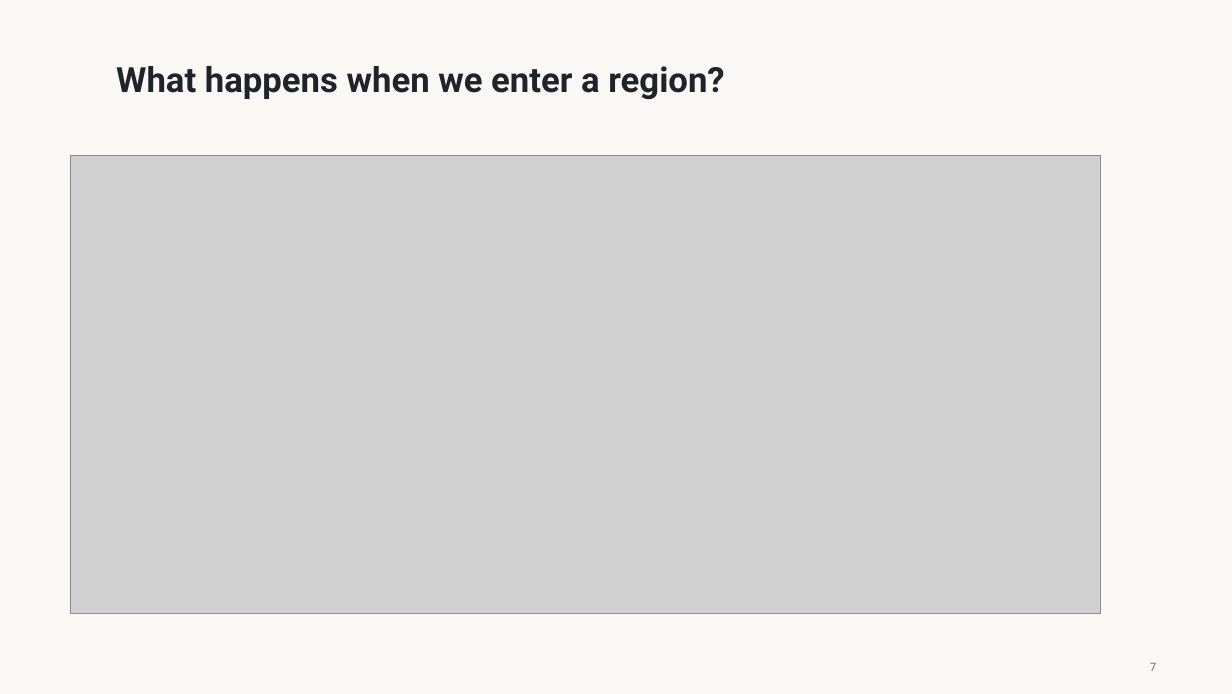
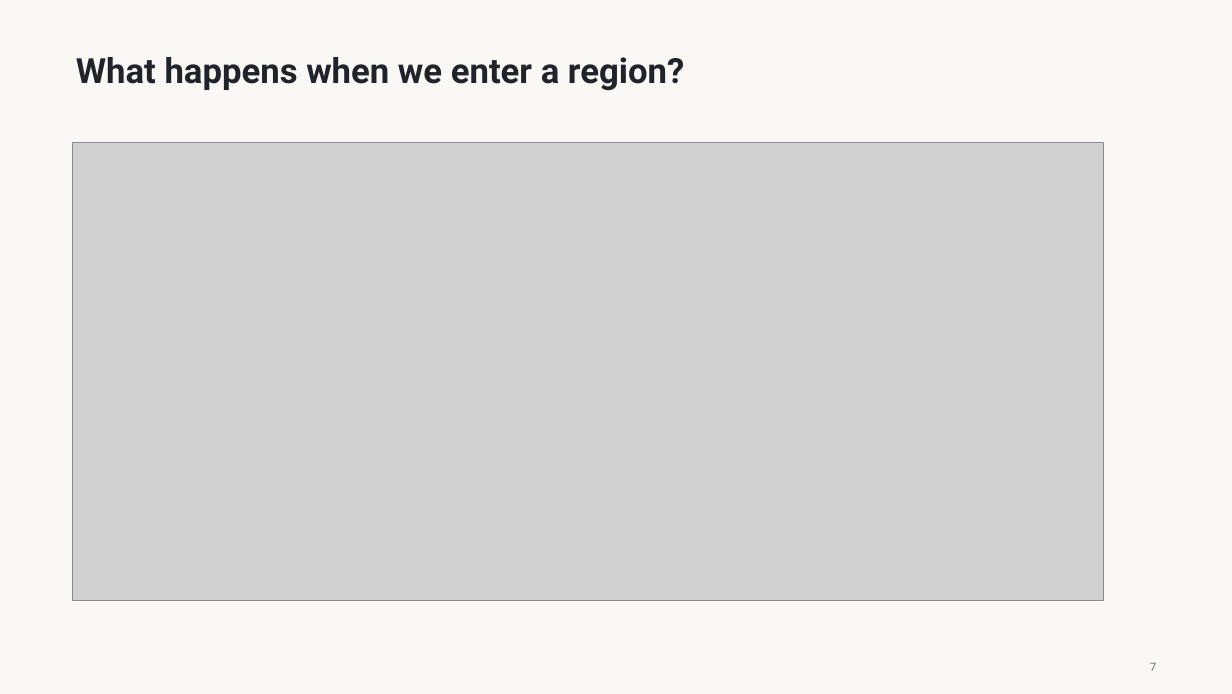
Before and after one commit to shreyash-dhumal/shreyash-dhumal.github.io, a slide deck: slide 7 of Seminar/shreyash.pptx. Drawn at 1232x694 pixels with LibreOffice and Linux fonts; fonts in the diff are those of the drawing; grey boxes stand for pictures. Boxes give left, top, right and bottom in pixels: in the first picture for what was removed or moved away, otherwise in the second. Text is boxed around its words. In the diff, an @@ line names an element or a change of style, - is before the commit and + after.

```diff
--- a/Seminar/shreyash.pptx
+++ b/Seminar/shreyash.pptx
@@ text "What happens when we enter ...": place and size @@
-text "What happens when we enter ..." at [116,66,724,100]
+text "What happens when we enter ..." at [76,57,684,91]
@@ picture: place and size @@
-picture at [70,155,1101,613]
+picture at [73,142,1103,600]
```
Also in this commit, not shown: 6 other slides changed.
